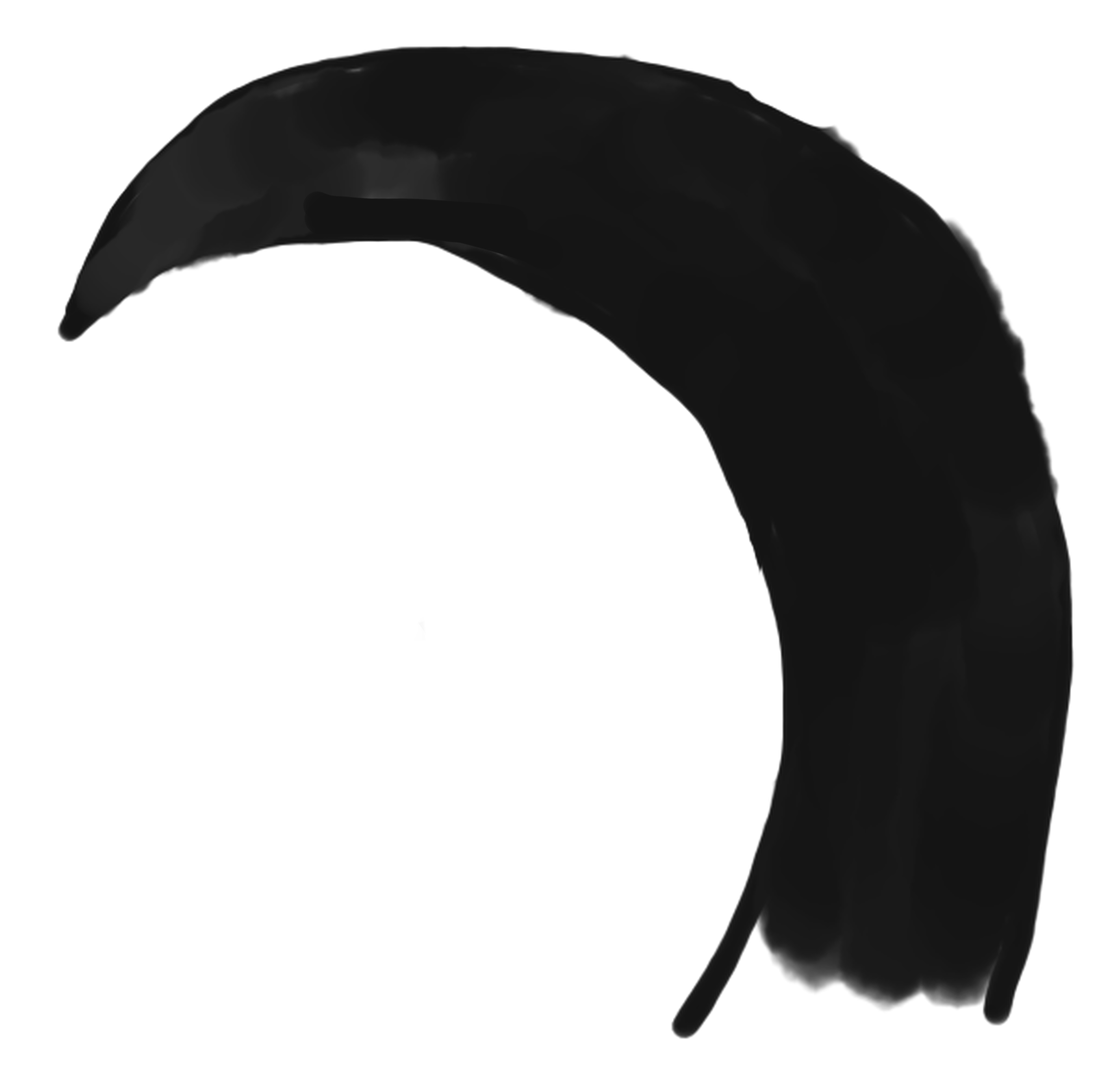
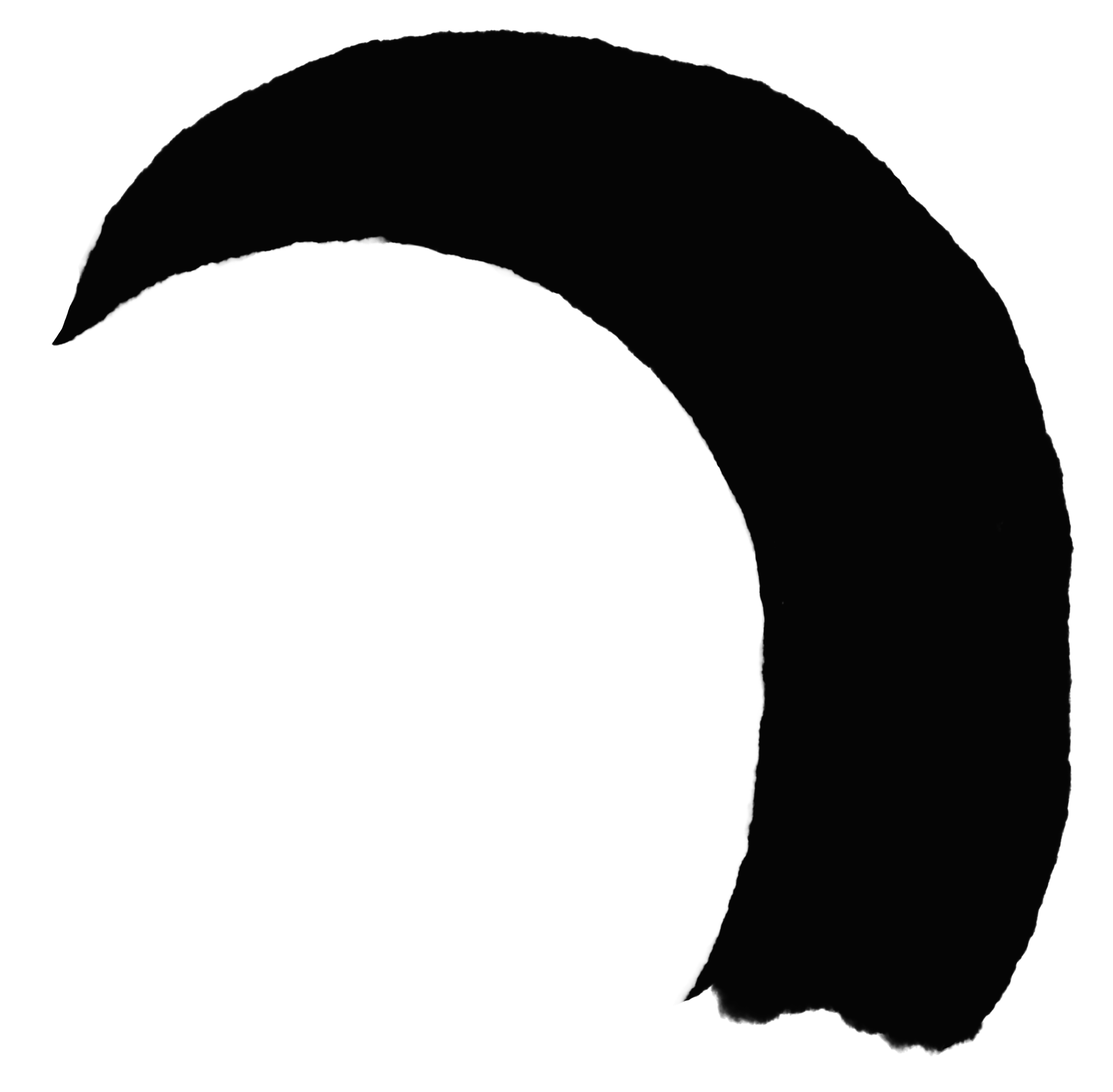
Before/after of a 1113px x 1092px layered artwork. What changed in the layer stack:
added layer "レイヤー7" above "rough" over [51, 28, 1075, 1058]
hid group "rough" (1 layers), opacity 100% → 54% over [57, 44, 1075, 1040]
painted on "tanden" over [57, 45, 1074, 1040]
